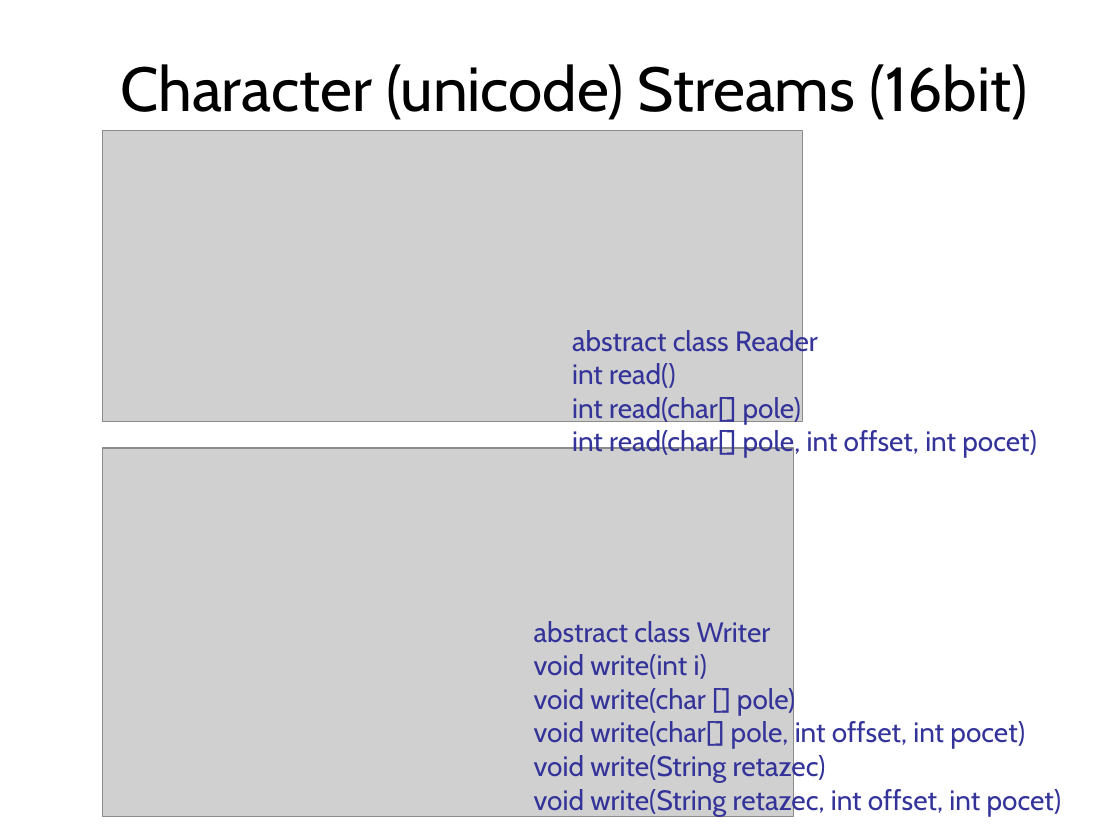
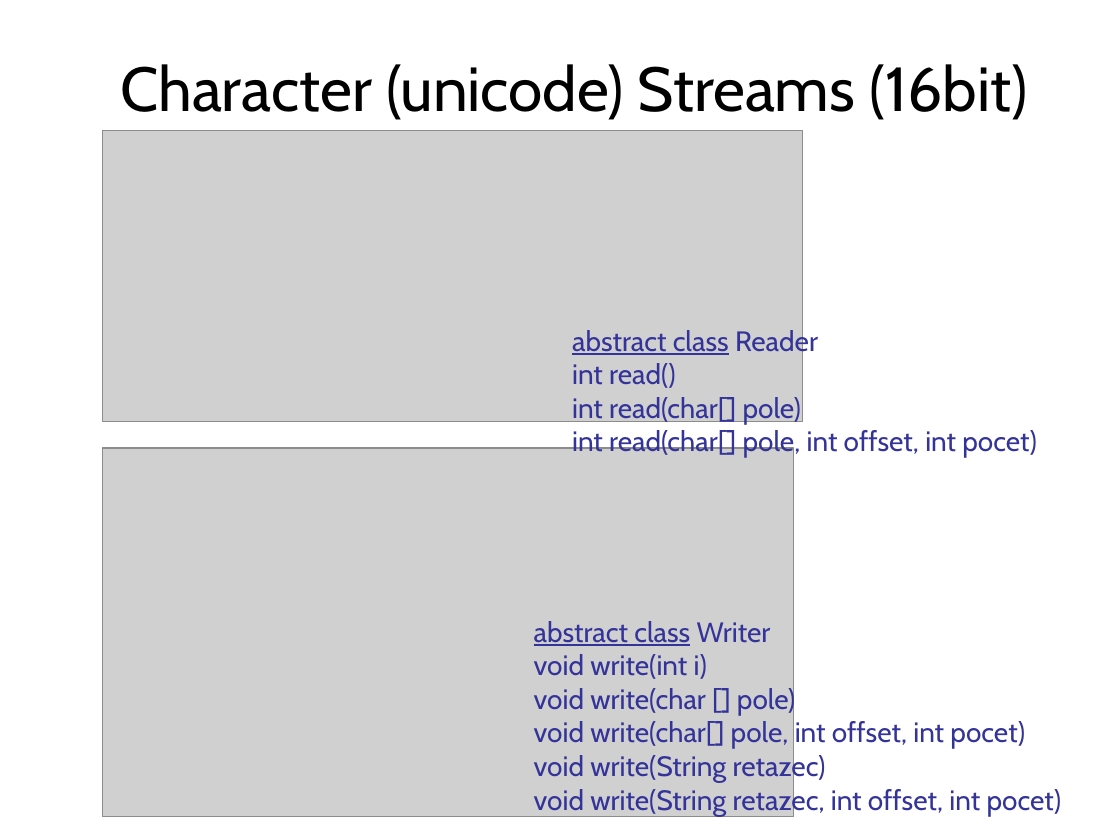
Before and after one commit to Programovanie4/Prednasky, a slide deck: slide 7 of 08/08_java.ppt. Drawn at 1120x840 pixels with LibreOffice and Linux fonts; fonts in the diff are those of the drawing; grey boxes stand for pictures. Boxes give left, top, right and bottom in pixels: in the first picture for what was removed or moved away, otherwise in the second. Text is boxed around its words. In the diff, an @@ line names an element or a change of style, - is before the commit and + after.

```diff
--- a/08/08_java.ppt
+++ b/08/08_java.ppt
@@ text at (572, 327, 818, 357): underline on in "abstract class" @@
@@ text at (534, 621, 771, 646): underline on in "abstract class" @@
```
Also in this commit, not shown: 29 other slides changed, 2 slides added, 1 other file.
